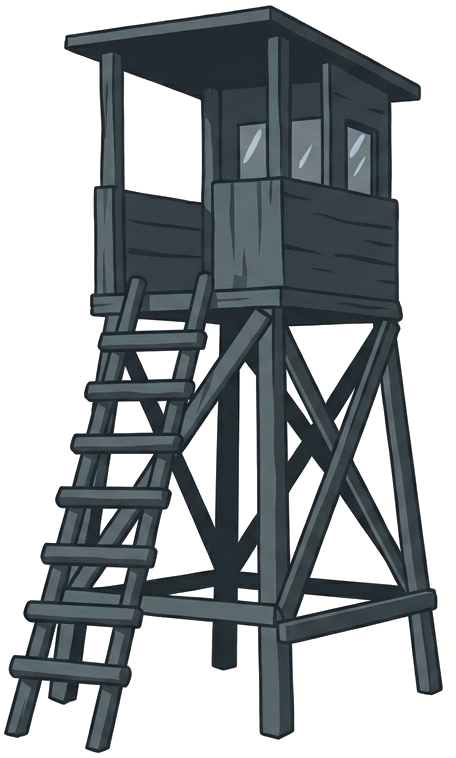
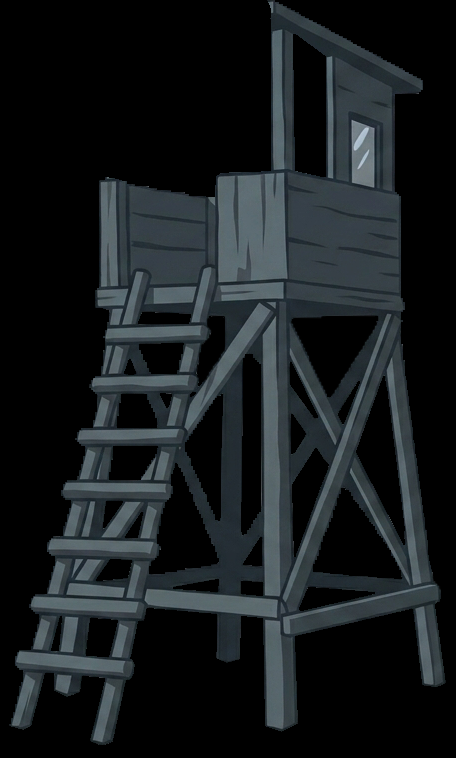
Revision of a layered 456 x 758 image; what changed, layer by layer:
added layer "Layer 5" above "Layer 1" over box(9, 0, 446, 745)
hid "Layer 0" over box(0, 0, 456, 758)
added layer "Layer 3" over box(0, 0, 456, 758)
